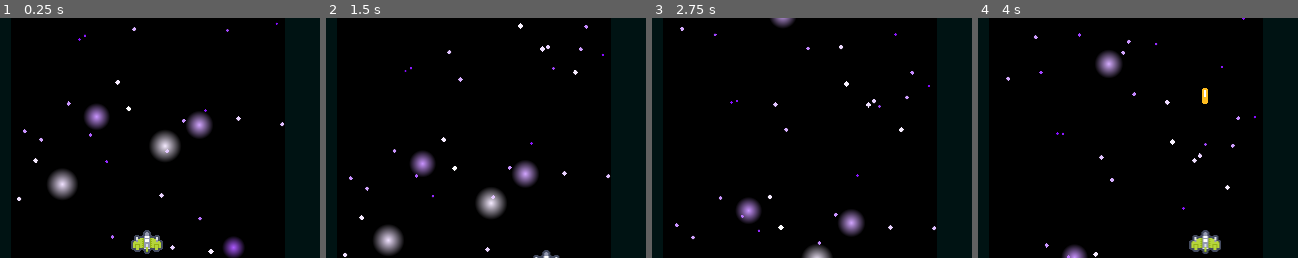
Above: before the commit, frames 1-4 (left to right).
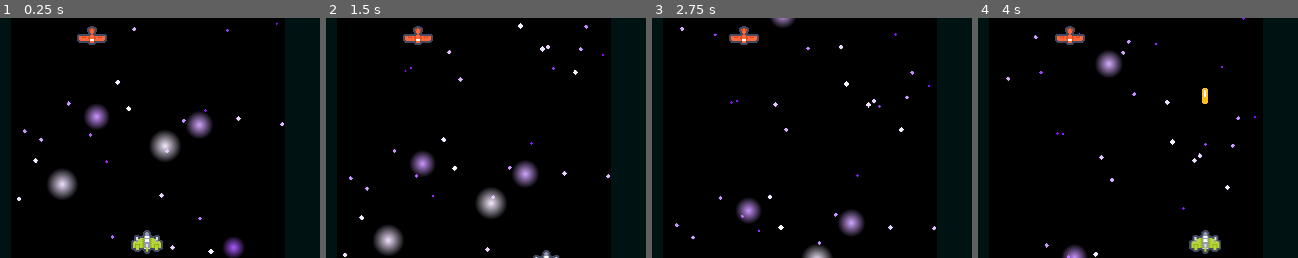
Above: after the commit, the same moments.

Repository: discolingua/jyjaxea
Game: Godot game, scene res://Scenes/GameWorld.tscn
Two runs of this game, one before a commit and one after it. Both use one fixed random seed, a clock stepped at 60 frames per second and the inputs below.
Inputs (mouse positions are % of the whole screen's width and height, from its top left):
- Up to frame 1 (0.25 s): no input
- Up to frame 2 (1.5 s): tap Enter (ui_accept) at 0.5, 0.77 s; move the mouse to (72, 45) at 0.52 s; hold Right (ui_right) 0.53-1.28 s; click (72, 45) at 0.67 s; move the mouse to (30, 55) at 1.27 s; hold Down (ui_down) from 1.28 s (still down)
- Up to frame 3 (2.75 s): tap Enter (ui_accept) at 1.52 s; move the mouse to (60, 28) at 2.02 s; release Down (ui_down) at 2.03 s; hold Right (ui_right) from 2.03 s (still down)
- Up to frame 4 (4 s): move the mouse to (45, 70) at 2.77 s; release Right (ui_right) at 2.78 s; hold Up (ui_up) 2.78-3.53 s; click (45, 70) at 2.92 s; tap Enter (ui_accept) at 3.02, 3.77 s; move the mouse to (80, 65) at 3.52 s; hold Left (ui_left) from 3.53 s (still down)
The pictures show only the part of the screen within x 28-78%, y 21-71%; the shares and areas given below are measured in that part.

The runs differ from the first frame. In frame 1, 0.4% of the frame differs, in the area x 24-34%, y 3-12%; in frame 2, 0.4%; in frame 3, 0.4%; in frame 4, 0.4%.

Commit message:
bullets hit enemies

Diff:
--- a/Scenes/Bullet.tscn
+++ b/Scenes/Bullet.tscn
@@ -20,4 +20,5 @@
 process_mode = 0
 autostart = true
 
+[connection signal="body_entered" from="." to="." method="_on_Bullet_body_entered"]
 [connection signal="timeout" from="BulletLifeTimer" to="." method="_on_BulletLifeTimer_timeout"]
--- a/Scenes/GameWorld.tscn
+++ b/Scenes/GameWorld.tscn
@@ -1,7 +1,8 @@
-[gd_scene load_steps=7 format=2]
+[gd_scene load_steps=8 format=2]
 
 [ext_resource path="res://Scenes/Player.tscn" type="PackedScene" id=1]
 [ext_resource path="res://images/jyjaxea-title.png" type="Texture" id=2]
+[ext_resource path="res://Scenes/RedShip.tscn" type="PackedScene" id=3]
 
 [sub_resource type="Shader" id=1]
 resource_name = "StarfieldShader"
@@ -178,3 +179,6 @@
 
 [node name="Player" parent="." instance=ExtResource( 1 )]
 position = Vector2( 328, 326 )
+
+[node name="RedShip" parent="." instance=ExtResource( 3 )]
+position = Vector2( 273, 120 )
--- /dev/null
+++ b/Scenes/RedShip.tscn
@@ -0,0 +1,20 @@
+[gd_scene load_steps=4 format=2]
+
+[ext_resource path="res://Scripts/RedShip.gd" type="Script" id=1]
+[ext_resource path="res://images/kenney_ship_0005.png" type="Texture" id=2]
+
+[sub_resource type="CapsuleShape2D" id=1]
+height = 0.0
+
+[node name="RedShip" type="KinematicBody2D"]
+script = ExtResource( 1 )
+
+[node name="Sprite" type="Sprite" parent="."]
+texture = ExtResource( 2 )
+flip_v = true
+
+[node name="CollisionShape2D" type="CollisionShape2D" parent="."]
+position = Vector2( 0, 2 )
+shape = SubResource( 1 )
+
+[connection signal="input_event" from="." to="." method="_on_RedShip_input_event"]
--- a/Scripts/Bullet.gd
+++ b/Scripts/Bullet.gd
@@ -12,6 +12,11 @@
 func _physics_process(_delta) -> void:
 	position += velocity
 
+func _on_Bullet_body_entered(_body:RedShip) -> void:
+	print("hit from bullet")
+	_body.queue_free()
+	queue_free()
+
 
 # despawn bullet when it's gone offscreen
 func _on_BulletLifeTimer_timeout():
--- /dev/null
+++ b/Scripts/RedShip.gd
@@ -0,0 +1,11 @@
+# basic red ship enemy
+extends Mob
+
+class_name RedShip
+
+
+func _ready():
+	pass
+
+func _on_RedShip_input_event():
+	print("hit")
--- a/project.godot
+++ b/project.godot
@@ -24,6 +24,11 @@
 "language": "GDScript",
 "path": "res://Scripts/Player.gd"
 }, {
+"base": "Mob",
+"class": "RedShip",
+"language": "GDScript",
+"path": "res://Scripts/RedShip.gd"
+}, {
 "base": "Area2D",
 "class": "Weapon",
 "language": "GDScript",
@@ -33,6 +38,7 @@
 "Bullet": "",
 "Mob": "",
 "Player": "",
+"RedShip": "",
 "Weapon": ""
 }
 
Binary file added: images/kenney_ship_0005.png
Not shown, added: images/kenney_ship_0005.png.import
